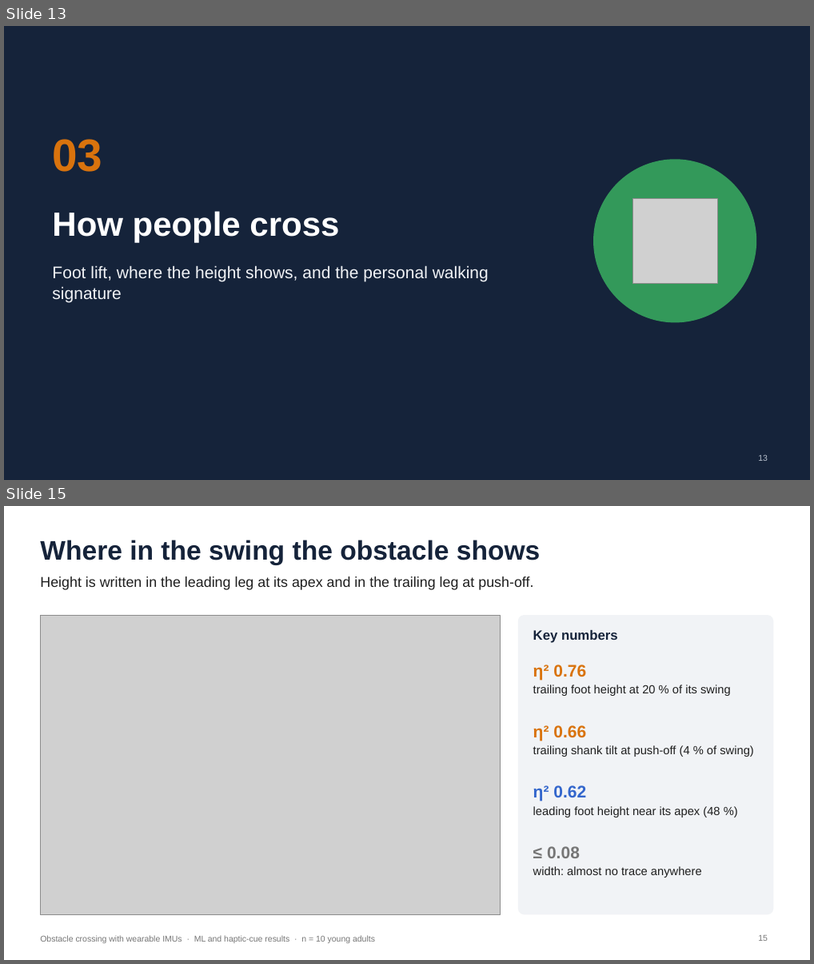
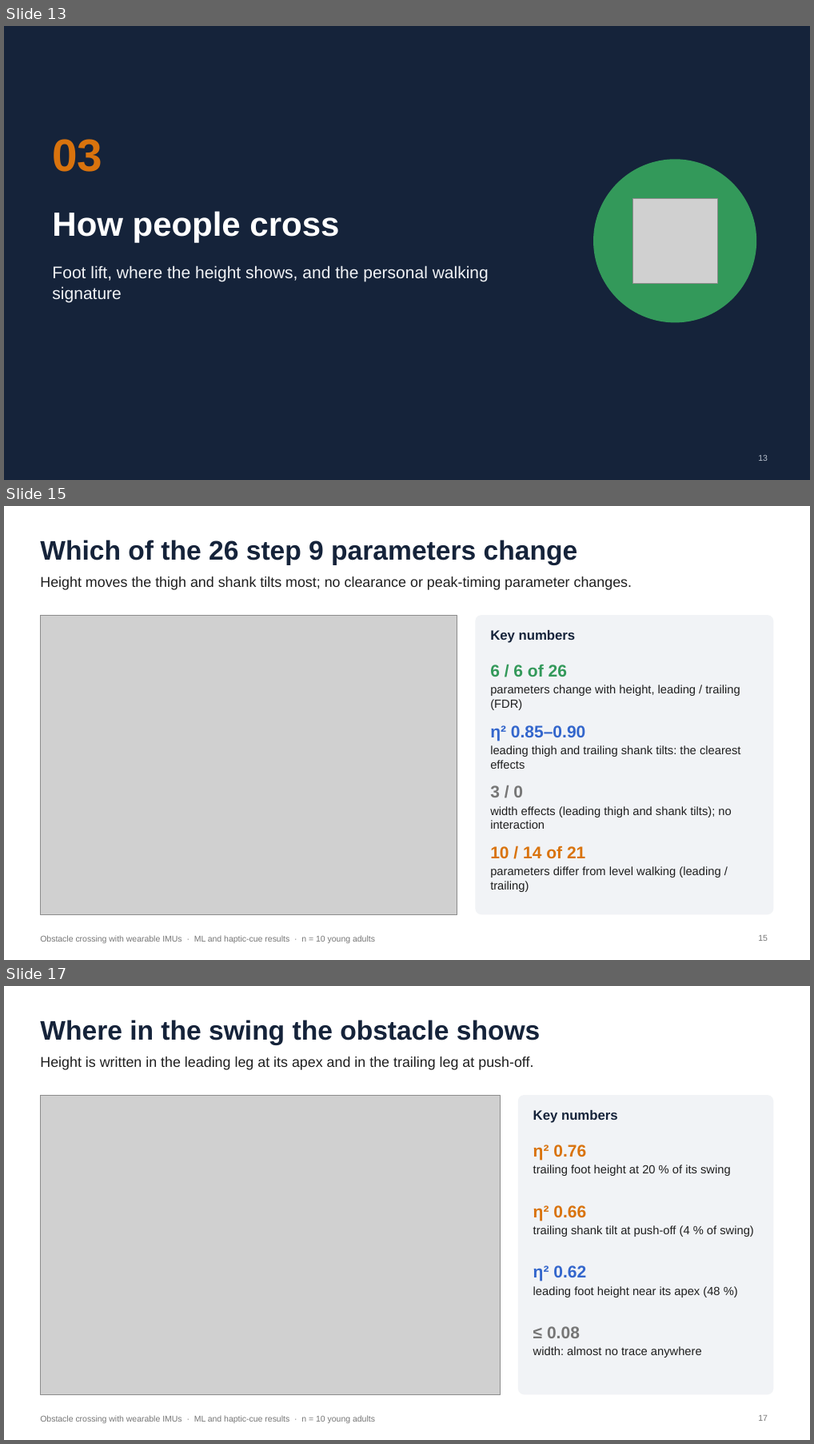
Before and after one commit to ehsansharafianm/imu-obstacle-crossing-analysis, a slide deck: Presentations/26-10-31-ml-haptic-results-101-110.pptx. Shown one above the other, each under a label of ours: slides 13 and 15 before the commit, slides 13, 15 and 17 after it; the slides between them are not shown. The pictures are 814x964 and 814x1444 pixels, drawn with LibreOffice and Linux fonts; fonts in the diff are those of the drawing; grey boxes stand for pictures. Boxes give left, top, right and bottom in pixels: in the first picture for what was removed or moved away, otherwise in the second. Text is boxed around its words. In the diff, an @@ line names an element or a change of style, - is before the commit and + after.

```diff
--- a/Presentations/26-10-31-ml-haptic-results-101-110.pptx
+++ b/Presentations/26-10-31-ml-haptic-results-101-110.pptx
@@ slide 15 added at (x1=4, y1=506, x2=810, y2=960), background #FFFFFF; not listed: 1 template element that a slide beside it also shows @@
@@ title added at (x1=40, y1=540, x2=578, y2=565), 32 pt, text #15233A, bold @@
+Which of the 26 step 9 parameters change
@@ text added at (x1=40, y1=576, x2=633, y2=590), 17 pt, text #1E1E1E @@
+Height moves the thigh and shank tilts most; no clearance or peak-timing parameter changes.
@@ picture added at (x1=40, y1=615, x2=458, y2=914) @@
@@ rounded rectangle added at (x1=476, y1=615, x2=774, y2=914), fill #F1F3F6 @@
@@ text added at (x1=490, y1=630, x2=576, y2=643), 16 pt, text #15233A, bold @@
+Key numbers
@@ text added at (x1=490, y1=664, x2=740, y2=710), 14 pt, text #1E1E1E @@
+6 / 6 of 26
+parameters change with height, leading / trailing (FDR)
@@ text added at (x1=490, y1=725, x2=742, y2=768), 14 pt, text #1E1E1E @@
+η² 0.85–0.90
+leading thigh and trailing shank tilts: the clearest effects
@@ text added at (x1=490, y1=785, x2=731, y2=828), 14 pt, text #1E1E1E @@
+3 / 0
+width effects (leading thigh and shank tilts); no interaction
@@ text added at (x1=490, y1=845, x2=721, y2=892), 14 pt, text #1E1E1E @@
+10 / 14 of 21
+parameters differ from level walking (leading / trailing)
@@ page number added at (x1=758, y1=935, x2=768, y2=940), 10 pt, text #767676 @@
+15
@@ what was slide 15 is now slide 17 @@
@@ page number at (x1=758, y1=1415, x2=768, y2=1420): text changed @@
-15
+17
```
Also in this commit, not shown: 5 slides changed, 4 other slides added, 54 other files.
